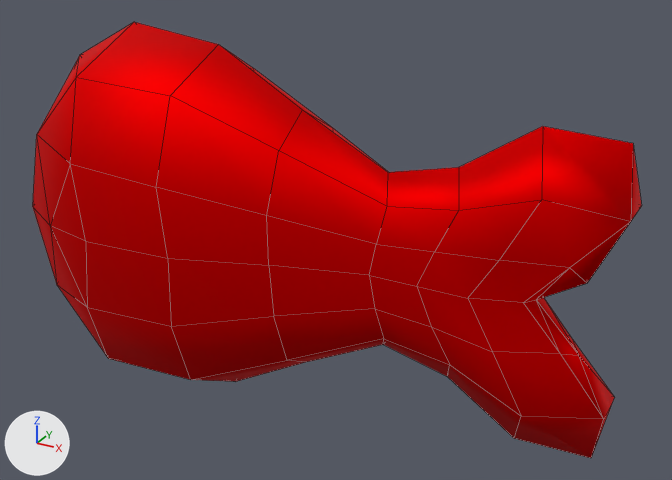
A saved change to the Blender file Assets/Resources/fish.blend.
Rendered twice from a 50 mm camera at (3.44, -5.13, 2.64) aimed at (0.54, 0.14, 0.01). Lighting does not change. The marker at lower left points along +X, +Y and +Z. Mesh edges are drawn as thin lines.
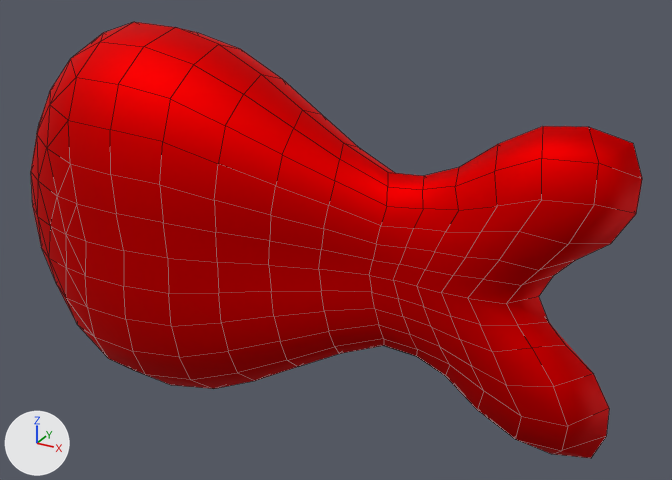
Boxes (x1, y1, x2, y2) around the edits, measured in the pictures (672 x 480 px):
'Cube', reshaped
    before: (33, 22, 642, 458)
    after: (31, 22, 642, 458)
part 1 of me_cube_001, built on
    before: (70, 22, 642, 458)
    after: (31, 22, 642, 458)

What the commit changed:
me_cube_001 is used by ob_cube; location (0.0, 0.0, 0.0).
me_cube_001 had 101 vertices, 126 faces and spanned x -2.0..2.57, y -0.71..0.71, z -1.41..1.41.
me_cube_001 now has 362 vertices, 432 faces and spans x -2.0..2.58, y -0.72..0.72, z -1.41..1.41.
me_cube_001 part 1: 2 vertices moved from x 2.0, y -0.12..0.12, z 0.0 to x 1.91, y -0.19..0.19, z 0.0; 20 vertices removed from x -0.34..2.57, y -0.68..0.68, z -1.08..1.08; 281 vertices added at x -1.97..2.58, y -0.72..0.72, z -1.41..1.41.
